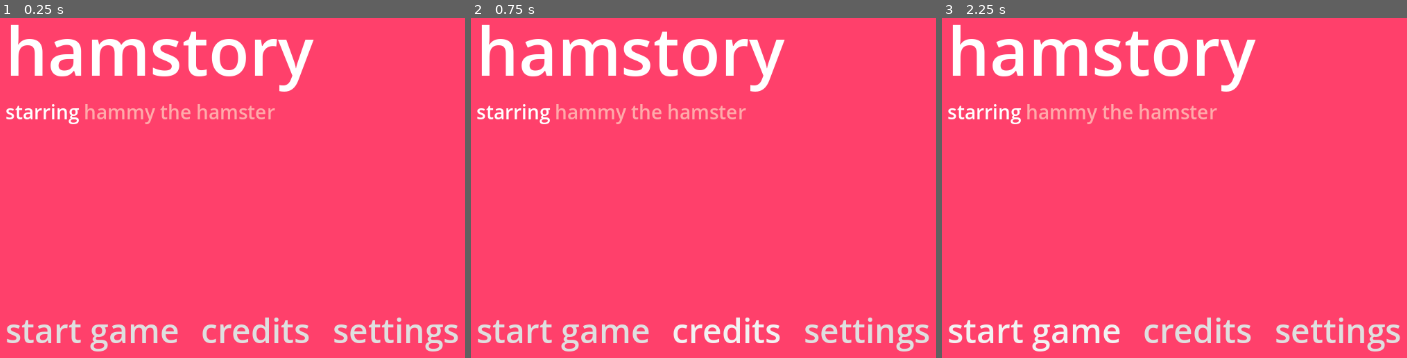
Above: before the commit, frames 1-3 (left to right).
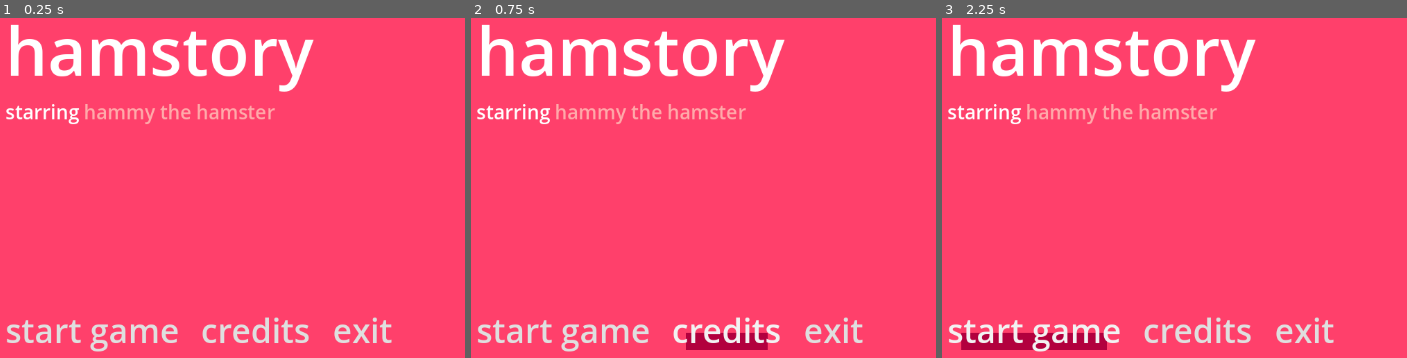
Above: after the commit, the same moments.

Repository: illogicalapple/hamstory
Game: Godot game, scene res://src/menu/main_menu.tscn
Two runs of this game, one before a commit and one after it. Both use one fixed random seed, a clock stepped at 60 frames per second and the inputs below.
Inputs (mouse positions are in pixels of both pictures, inside the frame that each line leads up to):
- Up to frame 1 (0.25 s): no input
- Up to frame 2 (0.75 s): click "credits" at 0.5 s
- Up to frame 3 (2.25 s): click (1337, 330) at 1.25 s, where only the run before the commit has a clickable "settings"; click "start game" at 2 s

The runs differ from the first frame. In frame 1, 0.9% of the frame differs, in the area x 71-99%, y 87-99%; in frame 2, 1.6%; in frame 3, 2.1%, in the area x 4-99%, y 87-99%.

Commit message:
tween
+ animation

Diff:
--- a/src/components/select_button.gd
+++ b/src/components/select_button.gd
@@ -1,19 +1,27 @@
 extends Button
+
+var height_or_whatever: float = 0:
+	set(new_value):
+		height_or_whatever = new_value
+		$Select.set_size(Vector2($Select.get_size().x, height_or_whatever))
 
 var focus_state: bool = false:
 	set(new_value):
 		focus_state = new_value
 		if focus_state:
-			print("select")
-			$Animate.play("select")
+			var tween: Tween = create_tween()
+			tween.tween_property(self, "height_or_whatever", 25, 0.1)
 		else:
-			$Animate.play_backwards("select")
+			var tween: Tween = create_tween()
+			tween.tween_property(self, "height_or_whatever", 0, 0.1)
 
 func _ready():
 	($Select as ColorRect).set_size(Vector2(get_size().x - 40, 0))
 	$Select.set_anchors_preset(Control.PRESET_CENTER_BOTTOM)
 	$Select.position -= Vector2($Select.get_size().x / 2, 30)
 
-
 func _on_mouse_entered():
 	focus_state = true
+
+func _on_mouse_exited():
+	focus_state = false
--- a/src/components/select_button.tscn
+++ b/src/components/select_button.tscn
@@ -1,44 +1,7 @@
-[gd_scene load_steps=6 format=3 uid="uid://64tqlsigrl0t"]
+[gd_scene load_steps=3 format=3 uid="uid://64tqlsigrl0t"]
 
 [ext_resource type="Theme" uid="uid://de58itubqysea" path="res://resources/main_theme.tres" id="1_f2hc5"]
 [ext_resource type="Script" path="res://src/components/select_button.gd" id="2_5sgps"]
-
-[sub_resource type="Animation" id="Animation_eclgr"]
-resource_name = "select"
-length = 0.3
-tracks/0/type = "value"
-tracks/0/imported = false
-tracks/0/enabled = true
-tracks/0/path = NodePath("Select:size")
-tracks/0/interp = 1
-tracks/0/loop_wrap = true
-tracks/0/keys = {
-"times": PackedFloat32Array(0, 0.3),
-"transitions": PackedFloat32Array(1, 1),
-"update": 0,
-"values": [Vector2(0, 0), Vector2(0, 30)]
-}
-
-[sub_resource type="Animation" id="Animation_hgwm8"]
-length = 0.001
-tracks/0/type = "value"
-tracks/0/imported = false
-tracks/0/enabled = true
-tracks/0/path = NodePath("Select:size")
-tracks/0/interp = 1
-tracks/0/loop_wrap = true
-tracks/0/keys = {
-"times": PackedFloat32Array(0),
-"transitions": PackedFloat32Array(1),
-"update": 0,
-"values": [Vector2(0, 0)]
-}
-
-[sub_resource type="AnimationLibrary" id="AnimationLibrary_k0t8t"]
-_data = {
-"RESET": SubResource("Animation_hgwm8"),
-"select": SubResource("Animation_eclgr")
-}
 
 [node name="SelectButton" type="Button"]
 theme = ExtResource("1_f2hc5")
@@ -58,9 +21,5 @@
 mouse_filter = 2
 color = Color(0.698039, 0, 0.243137, 1)
 
-[node name="Animate" type="AnimationPlayer" parent="."]
-libraries = {
-"": SubResource("AnimationLibrary_k0t8t")
-}
-
 [connection signal="mouse_entered" from="." to="." method="_on_mouse_entered"]
+[connection signal="mouse_exited" from="." to="." method="_on_mouse_exited"]
--- a/src/menu/main_menu.tscn
+++ b/src/menu/main_menu.tscn
@@ -52,10 +52,10 @@
 layout_mode = 2
 text = "start game"
 
-[node name="Credits" type="Button" parent="Options"]
+[node name="Credits" parent="Options" instance=ExtResource("2_md4ge")]
 layout_mode = 2
 text = "credits"
 
-[node name="Settings" type="Button" parent="Options"]
+[node name="Exit" parent="Options" instance=ExtResource("2_md4ge")]
 layout_mode = 2
-text = "settings"
+text = "exit"
